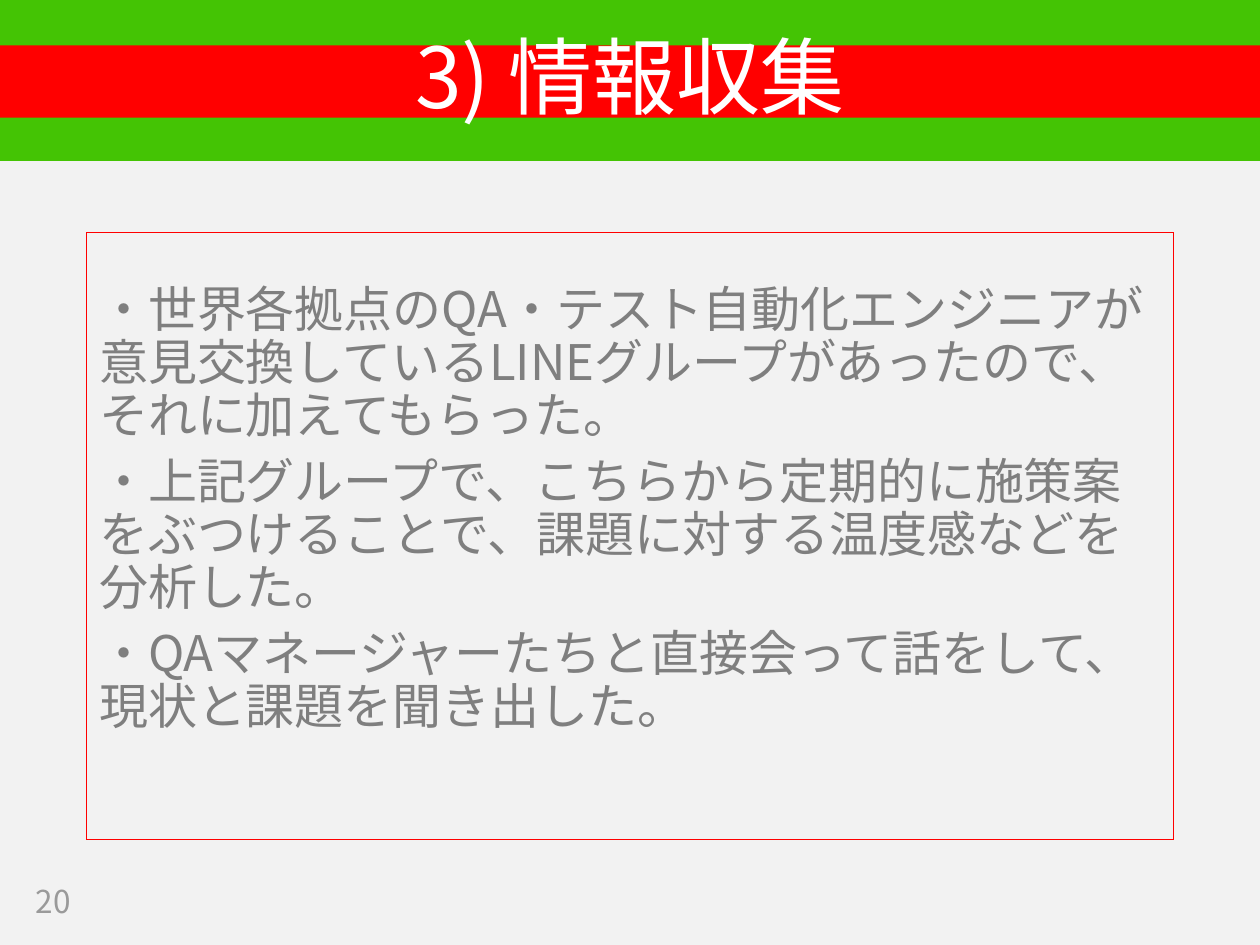
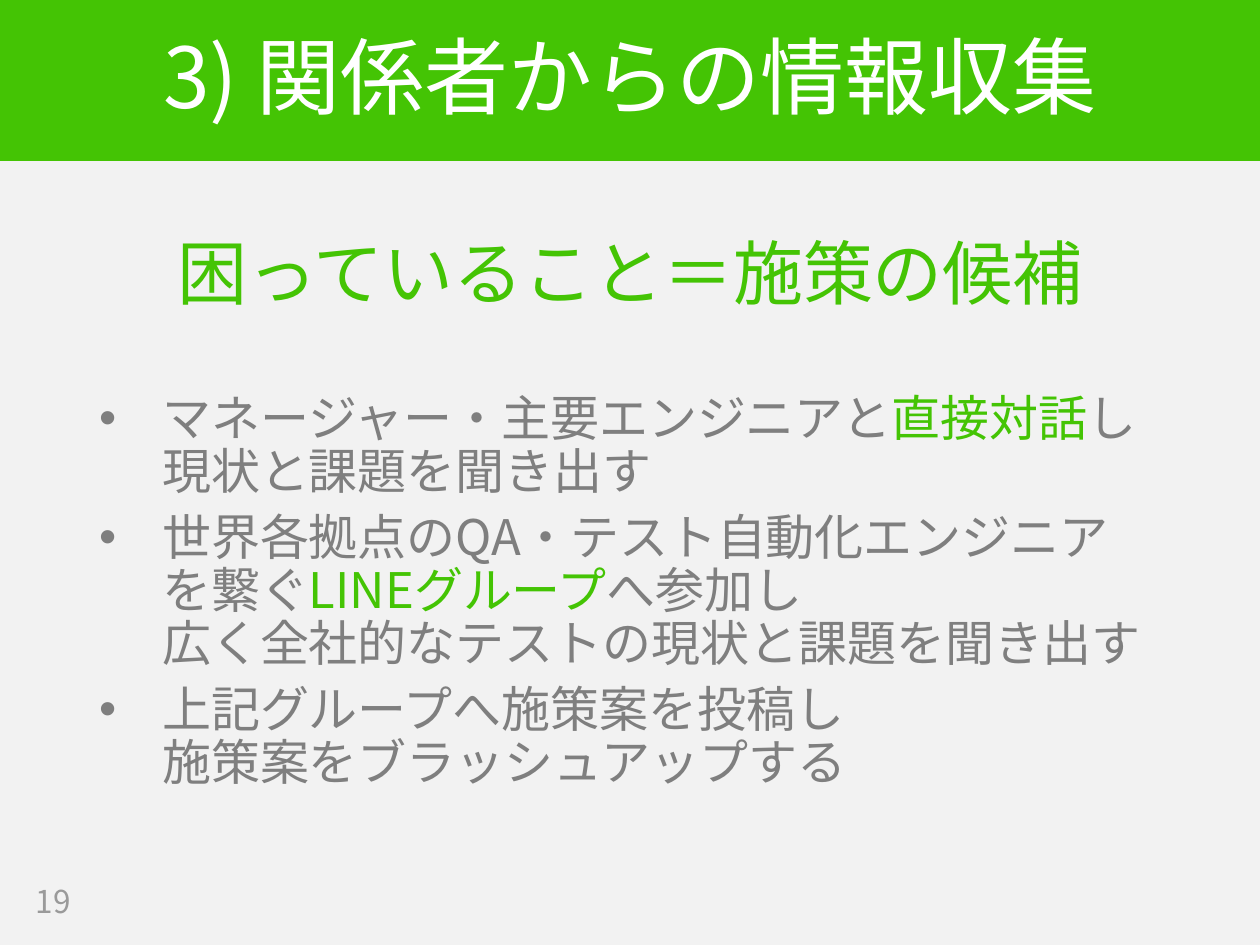
Before and after one commit to hageyahhoo/RSGT2018, a slide deck: slide 19 of SET_PO_ja.pptx (slide 20 before the commit). Drawn at 1260x945 pixels with LibreOffice and Linux fonts; fonts in the diff are those of the drawing. Boxes give left, top, right and bottom in pixels: in the first picture for what was removed or moved away, otherwise in the second. Text is boxed around its words. In the diff, an @@ line names an element or a change of style, - is before the commit and + after.

```diff
--- a/SET_PO_ja.pptx
+++ b/SET_PO_ja.pptx
@@ title "3) 関係者からの情報収集" moved from (x1=0, y1=45, x2=1260, y2=117) to (x1=163, y1=37, x2=1097, y2=125) @@
@@ title "3) 関係者からの情報収集" at (x1=163, y1=37, x2=1097, y2=125): fill #FF0000 to none @@
@@ title at (x1=163, y1=37, x2=1097, y2=125): text changed @@
-3) 情報収集
+3) 関係者からの情報収集
@@ text "困っていること＝施策の候補" moved from (x1=87, y1=233, x2=1173, y2=840) to (x1=162, y1=240, x2=1141, y2=784) @@
@@ text "困っていること＝施策の候補" at (x1=162, y1=240, x2=1141, y2=784): vertical alignment middle to top; outline #FF0000 0.75 pt to none @@
@@ text at (x1=162, y1=240, x2=1141, y2=784): text changed @@
-・世界各拠点のQA・テスト自動化エンジニアが意見交換しているLINEグループがあったので、それに加えてもらった。
-・上記グループで、こちらから定期的に施策案をぶつけることで、課題に対する温度感などを分析した。
-・QAマネージャーたちと直接会って話をして、現状と課題を聞き出した。
+困っていること＝施策の候補
+• マネージャー・主要エンジニアと直接対話し
+  現状と課題を聞き出す
+• 世界各拠点のQA・テスト自動化エンジニア
+  を繋ぐLINEグループへ参加し
+  広く全社的なテストの現状と課題を聞き出す
+• 上記グループへ施策案を投稿し
+  施策案をブラッシュアップする
@@ page number at (x1=36, y1=890, x2=71, y2=913): text changed @@
-20
+19
```
Also in this commit, not shown: 10 other slides changed, 6 slides added, 3 slides removed.
